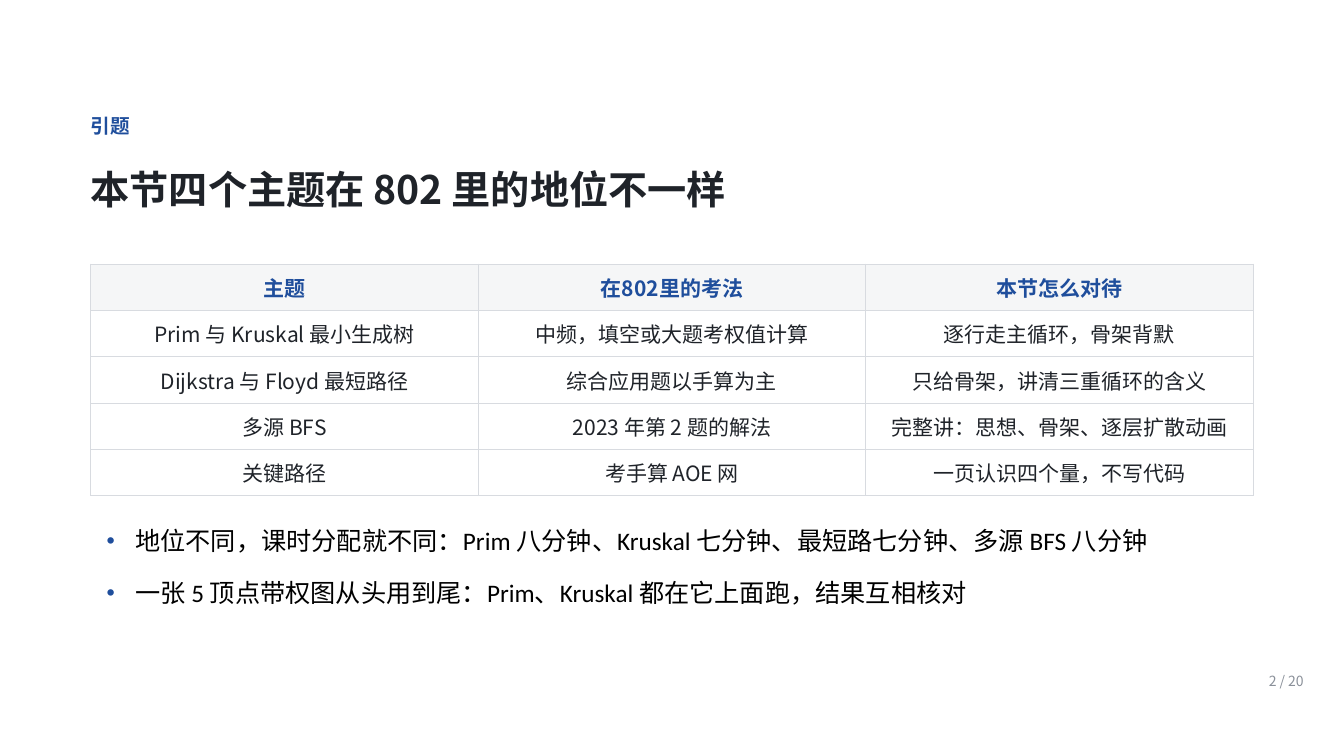
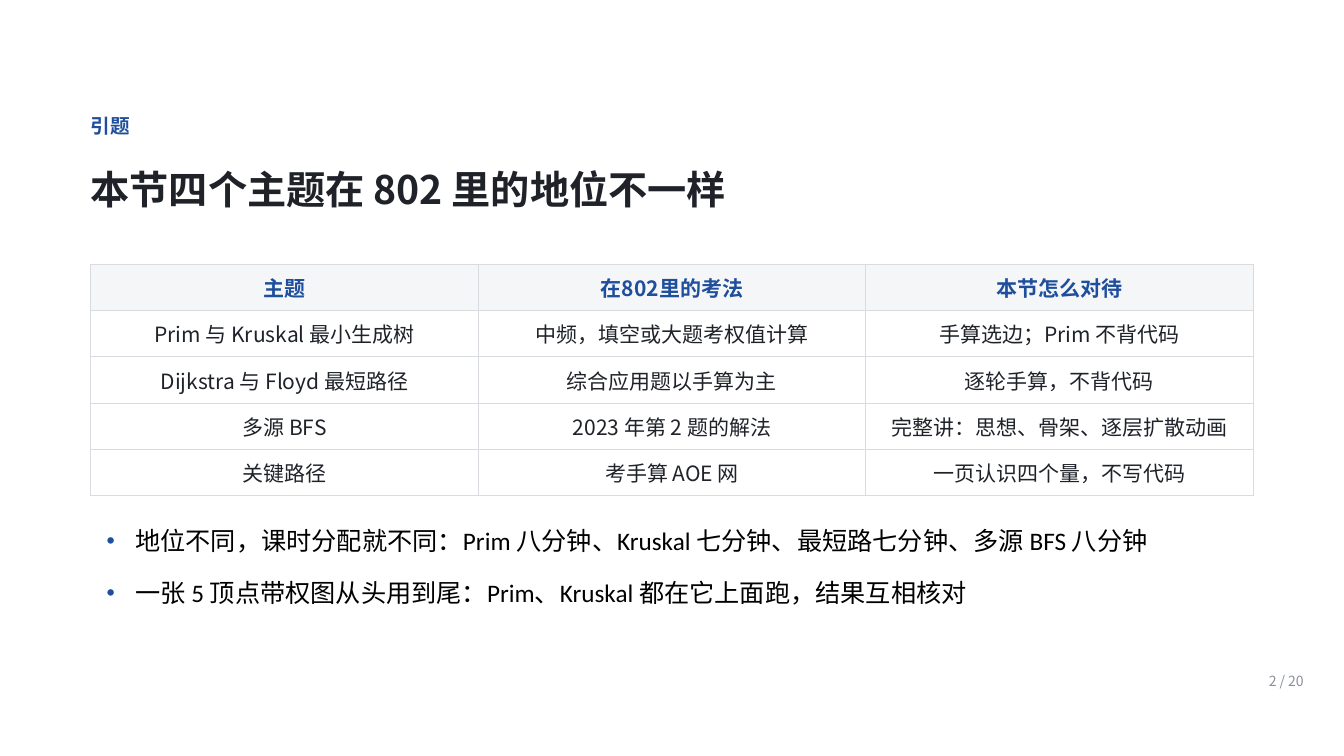
Before and after one commit to Ctrl1CandV/SpecialtyCourses, a slide deck: slide 2 of 课程/课件/C2/C2-B-pro/C2-B-07/C2-B-07.pptx. Drawn at 1344x756 pixels with LibreOffice and Linux fonts; fonts in the diff are those of the drawing; background and template pictures are left out. Boxes give left, top, right and bottom in pixels: in the first picture for what was removed or moved away, otherwise in the second. Text is boxed around its words. In the diff, an @@ line names an element or a change of style, - is before the commit and + after.

Commit message:
10.27 完成冲刺重点与代码背诵合集及课程范围勘误
整理近三年802考点频率与23项代码模板，归档可编辑源稿、28页PDF及生成验证脚本。同步课程、笔记和题库分档的代码考试范围，更新C3后续安排，并恢复旧目录本地资料的忽略规则。

合集代码严格编译、随机与边界验算通过；PDF重建逐页文本一致，保留已推送的三套机构模拟卷答案及工具入口。

```diff
--- a/课程/课件/C2/C2-B-pro/C2-B-07/C2-B-07.pptx
+++ b/课程/课件/C2/C2-B-pro/C2-B-07/C2-B-07.pptx
@@ table at [91,264,1252,496] @@
-row 2, column 3: 逐行走主循环，骨架背默
+row 2, column 3: 手算选边；Prim 不背代码
-row 3, column 3: 只给骨架，讲清三重循环的含义
+row 3, column 3: 逐轮手算，不背代码
```
Also in this commit, not shown: 2 other slides changed, 30 other files.
